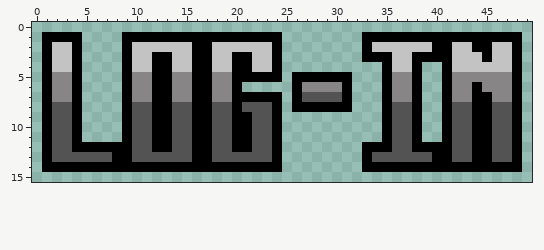
One commit to this pixel-art file: Bagachi_Classico/Assets/BUTTONS/Log-in.ase. Above: the version before the commit.
50x16 pixels, 1 frame.
After the commit:
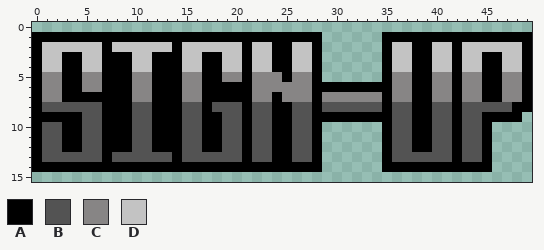
Palette (. is transparent): A #000000  B #535353  C #878585  D #c3c3c3
From old to new:
layer "Layer 2" now hidden
layer "Layer 4" added
Changed rows in their new state; - is an unchanged pixel.
first column x 0:
 1 A----AAAA----------------AAAA----..--------------A
 2 AD--DDDADD----A-DD---A---ADDA----..A--AADDA-DD--DA
 3 AD-A-DDAA-----A-D-A-D----ADDA----..-----DDA---A-DA
 4 AD-A-DDAA-----A-D-A-D----ADDA----------ADDA--AA-DA
 5 AC-A-CCAA-----A-C-A-C-CCCACC-...-------ACCA--AA-CA
 6 AC-A-CCAA-----A-C-AA-ACCCCC-AAA-AAA----ACCA-CAA-CA
 7 AC-A-AAAA-----A-C-AA--CC-CCCACCCCCC----ACCA-C-A-CA
 8 AB--BBBAA-----A-B---BA---ABB-BBBBBB----ABBA-BB---A
 9 A-AA-BBAA-----A-B-A-B----ABBAAAAAAA----ABBA-B-AA--
10 AB-A-BBAA-----A-B-A-B----ABBA----------ABBA-B-...-
11 AB-A-BBAA-----A-B-A-B----ABBA----------ABBA-B-...-
12 AB-A-BB-------A-B-A-B----ABBA----..-----BBA-B-...-
13 AB-----ABB----A-BB---A---ABBA----..A----BBA-B-...-
14 A------------------------AAAA----..-----------...-
